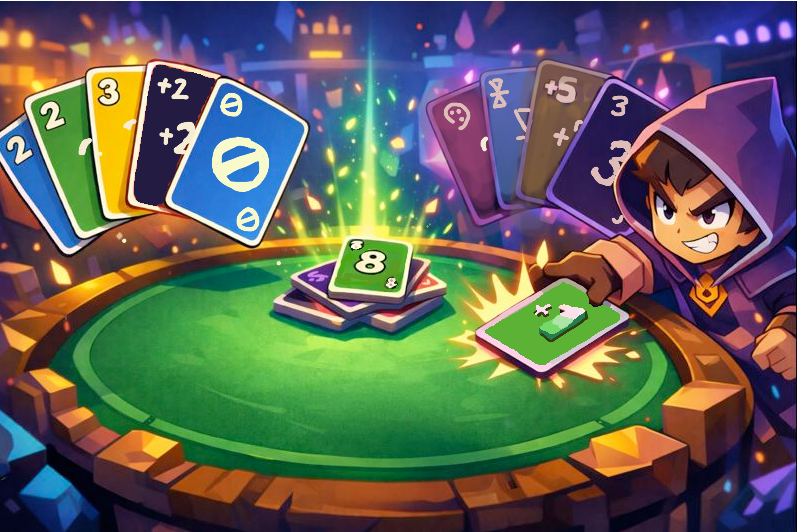
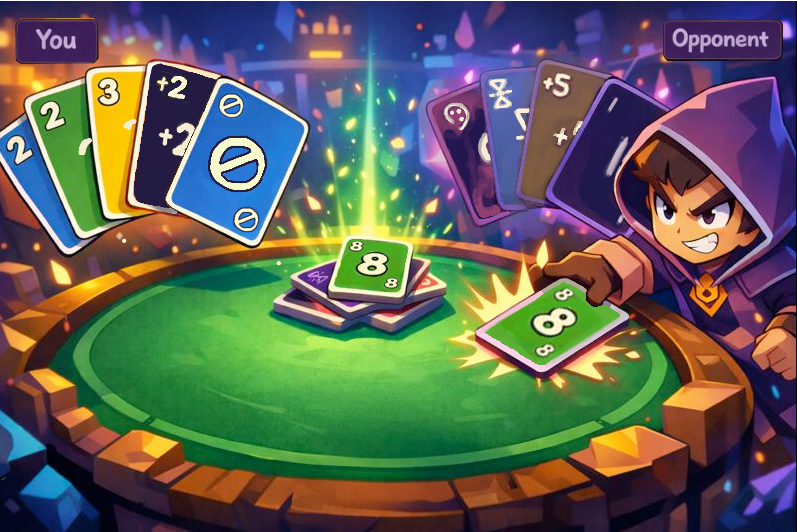
Before/after of a 797x532 layered artwork. What changed in the layer stack:
painted on "Paint Layer 2 (pasted)" (1st of 4) over [left=15, top=18, right=783, bottom=368]
added layer "Paint Layer 2 (pasted)" (2nd of 4) above "Paint Layer 2 (pasted)" over [left=663, top=19, right=783, bottom=61]
added layer "Paint Layer 2 (pasted)" (3rd of 4) above "Paint Layer 2 (pasted)" over [left=389, top=59, right=645, bottom=368]
added layer "Paint Layer 2 (pasted)" (4th of 4) above "Background" over [left=15, top=18, right=783, bottom=368]
